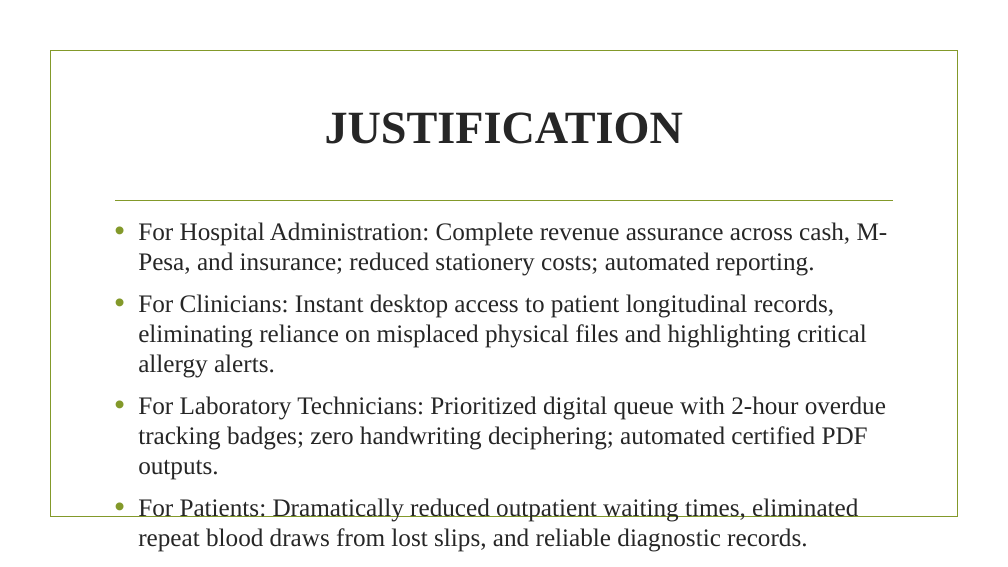
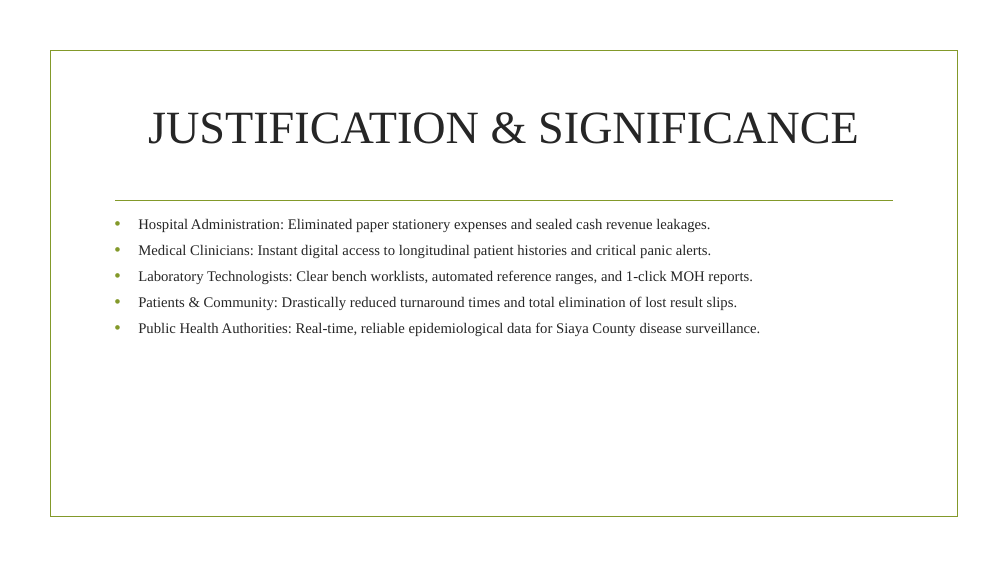
Before and after one commit to noliptical-web/Yala-LIMS, a slide deck: slide 7 of PROJECT_B_FINAL_PRESENTATION_OWUOR_COLLINS.pptx. Drawn at 1008x567 pixels with LibreOffice and Linux fonts; fonts in the diff are those of the drawing; background and template pictures are left out. Boxes give left, top, right and bottom in pixels: in the first picture for what was removed or moved away, otherwise in the second. Text is boxed around its words. In the diff, an @@ line names an element or a change of style, - is before the commit and + after.

Commit message:
docs(presentation): refine Project A & B slides with clear academic objectives, zero text overlap, and concise defense bullet points

```diff
--- a/PROJECT_B_FINAL_PRESENTATION_OWUOR_COLLINS.pptx
+++ b/PROJECT_B_FINAL_PRESENTATION_OWUOR_COLLINS.pptx
@@ title at (148, 112, 859, 144): text changed; bold off @@
-JUSTIFICATION
+JUSTIFICATION & SIGNIFICANCE
@@ text at (138, 218, 761, 336): text changed; size 24 to 14 pt @@
-• For Hospital Administration: Complete revenue assurance across cash, M-Pesa, and insurance; reduced stationery costs; automated reporting.
-• For Clinicians: Instant desktop access to patient longitudinal records, eliminating reliance on misplaced physical files and highlighting critical allergy alerts.
-• For Laboratory Technicians: Prioritized digital queue with 2-hour overdue tracking badges; zero handwriting deciphering; automated certified PDF outputs.
-• For Patients: Dramatically reduced outpatient waiting times, eliminated repeat blood draws from lost slips, and reliable diagnostic records.
-• For Ministry of Health & County: Instant access to accurate, timely epidemiological disease surveillance data from Yala Sub-County.
+• Hospital Administration: Eliminated paper stationery expenses and sealed cash revenue leakages.
+• Medical Clinicians: Instant digital access to longitudinal patient histories and critical panic alerts.
+• Laboratory Technologists: Clear bench worklists, automated reference ranges, and 1-click MOH reports.
+• Patients & Community: Drastically reduced turnaround times and total elimination of lost result slips.
+• Public Health Authorities: Real-time, reliable epidemiological data for Siaya County disease surveillance.
```
Also in this commit, not shown: 19 other slides changed, 2 other files.
